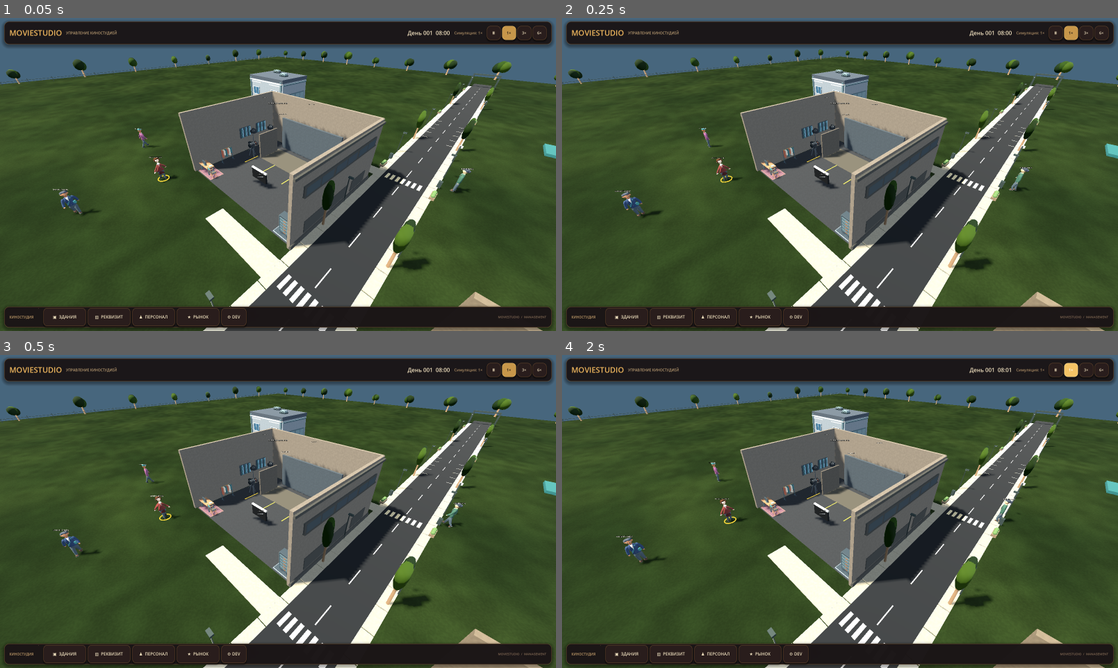
Above: before the commit, frames 1-4 (two rows, left to right).
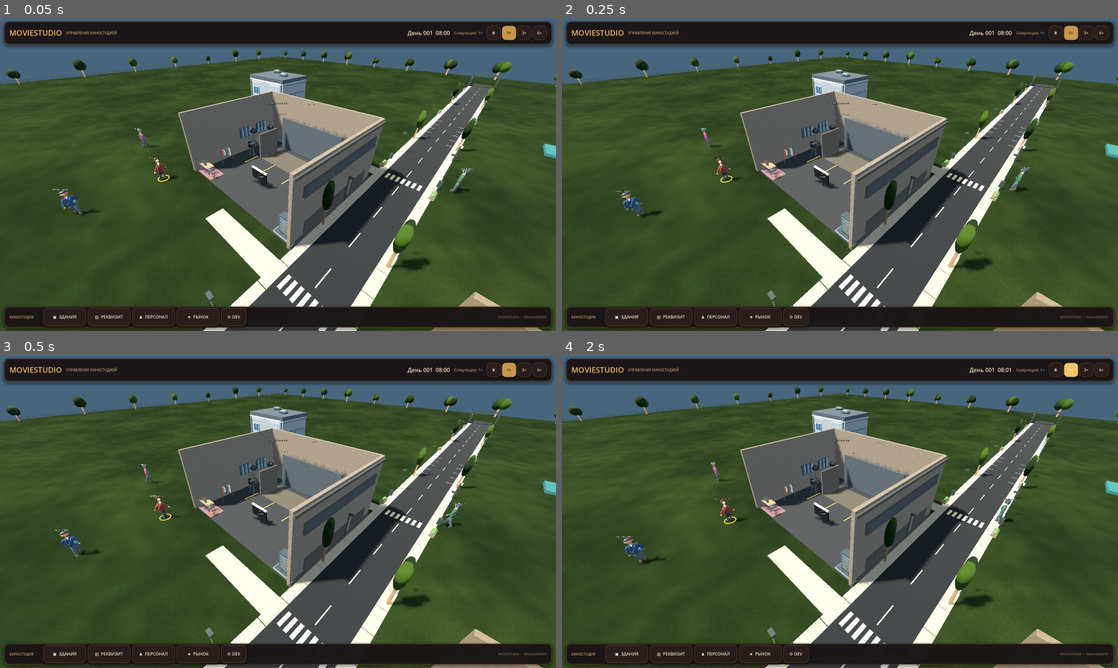
Above: after the commit, the same moments.

Repository: Teft3lb/MovieStudio
Game: Godot game, scene res://scenes/main.tscn
Same seed, same stepped clock (60 frames per second), same inputs: the game is played once before the commit and once after it.
Inputs:
- Up to frame 1 (0.05 s): no input
- Up to frame 2 (0.25 s): no input
- Up to frame 3 (0.5 s): no input
- Up to frame 4 (2 s): click "Ⅱ" at 0.5 s; click "1×" at 1.25 s

The runs differ from the first frame. In frame 1, less than 0.1% of the frame differs, in the area x 10-85%, y 36-59%; in frame 2, less than 0.1%; in frame 3, less than 0.1%; in frame 4, less than 0.1%, in the area x 11-81%, y 34-66%.

Commit message:
Refine employee faces, tailoring and hairstyles

Diff:
--- a/scripts/domain/characters/character_generator.gd
+++ b/scripts/domain/characters/character_generator.gd
@@ -196,7 +196,7 @@
 		"skin_tone": rng.randi_range(0, 5),
 		"hair_color": rng.randi_range(0, 5),
 		"outfit_color": rng.randi_range(0, 7),
-		"hair_style": rng.randi_range(0, 5),
+		"hair_style": rng.randi_range(0, 7),
 		"height_scale": snappedf(rng.randf_range(0.94, 1.06), 0.01),
 		"head_scale": snappedf(rng.randf_range(0.94, 1.06), 0.01),
 	}
--- a/scripts/presentation/characters/studio_employee_model.gd
+++ b/scripts/presentation/characters/studio_employee_model.gd
@@ -20,7 +20,7 @@
 ]
 const DISTANT_ANIMATION_DISTANCE_SQUARED: float = 32.0 * 32.0
 const DISTANT_ANIMATION_INTERVAL: float = 1.0 / 30.0
-const HAIR_STYLE_COUNT: int = 6
+const HAIR_STYLE_COUNT: int = 8
 
 static var _tinted_materials: Dictionary[String, StandardMaterial3D] = {}
 static var _states: AnimationNodeStateMachine
@@ -63,7 +63,7 @@
 	_hair_name = "Hair%d" % posmod(int(appearance.get("hair_style", 0)), HAIR_STYLE_COUNT)
 	_idle_state = &"Idle" if identity_hash % 2 == 0 else &"IdleLook"
 	_phase_offset = float(identity_hash % 997) / 997.0
-	_head_scale = Vector3(facial_scale * lerpf(0.94, 1.06, _phase_offset), facial_scale, facial_scale)
+	_head_scale = Vector3(facial_scale * lerpf(0.91, 1.04, _phase_offset), facial_scale, facial_scale)
 	_outfit = outfit
 
 	var mouth: MeshInstance3D
@@ -73,7 +73,9 @@
 			mouth = model_mesh
 			continue
 		if str(model_mesh.name).begins_with("Role"):
-			model_mesh.visible = model_mesh.name == _role_name
+			if model_mesh.name != _role_name:
+				model_mesh.free()
+				continue
 		elif str(model_mesh.name).begins_with("Costume"):
 			model_mesh.hide()
 		elif str(model_mesh.name).begins_with("Hair"):
--- a/tests/studio_employee_model_smoke_test.gd
+++ b/tests/studio_employee_model_smoke_test.gd
@@ -71,7 +71,7 @@
 func _check_authored_variants() -> void:
 	var payload := {
 		"id": "EMP-VISUAL-V3", "profession_id": "actor",
-		"appearance": {"hair_style": 5, "wardrobe_style": 2, "cheekbones": 0.75},
+		"appearance": {"hair_style": 7, "wardrobe_style": 2, "cheekbones": 0.75},
 	}
 	for instance in range(2):
 		var visual := VISUAL.new()
@@ -79,7 +79,7 @@
 		root.add_child(visual)
 		var face := visual.find_child("Face", true, false) as MeshInstance3D
 		var skirt := visual.find_child("WardrobeSkirt", true, false) as MeshInstance3D
-		_expect(visual.find_child("Hair5", true, false) != null
+		_expect(visual.find_child("Hair7", true, false) != null
 			and visual.find_child("Hair0", true, false) == null
 			and visual.find_child("CollarFold", true, false) != null,
 			"Saved appearance should reproduce the same selected hair and collar.")
Binary file changed: assets/models/characters/studio_employee.glb
Not shown, changed: art_source/characters/studio_employee.blend
